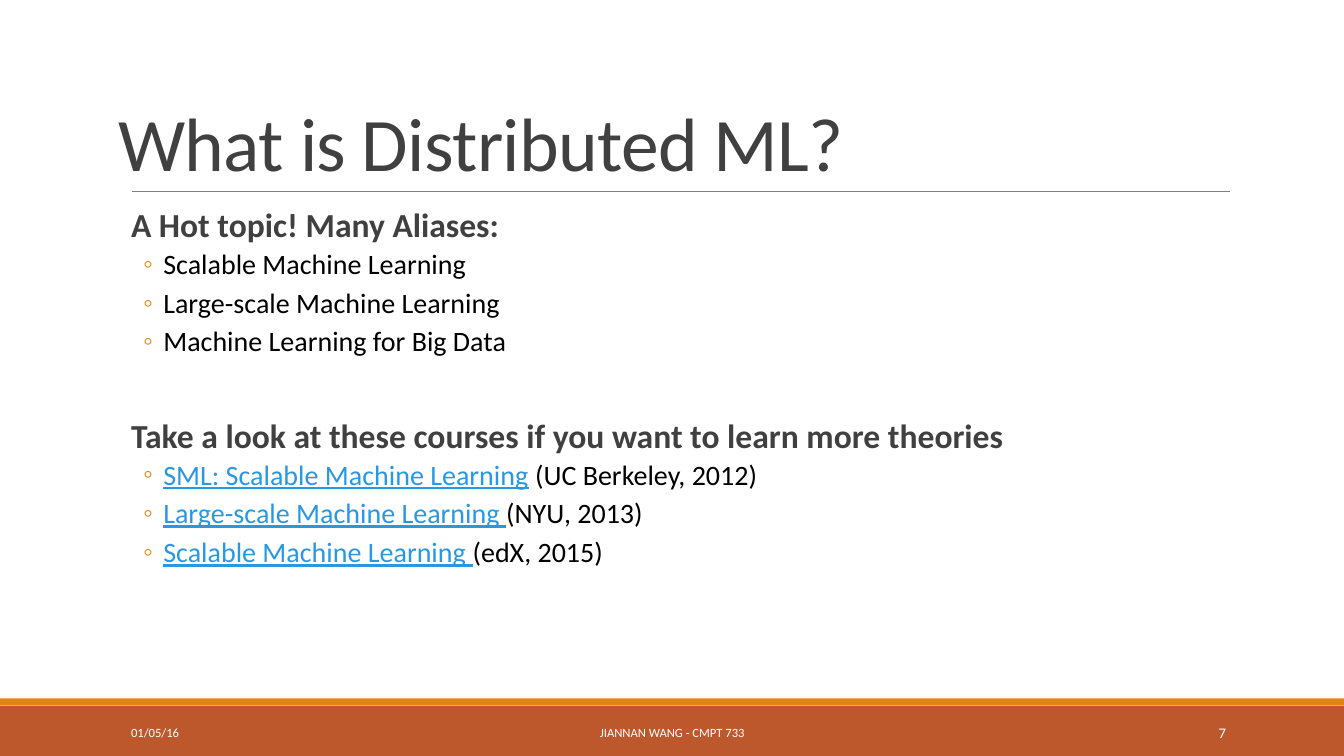
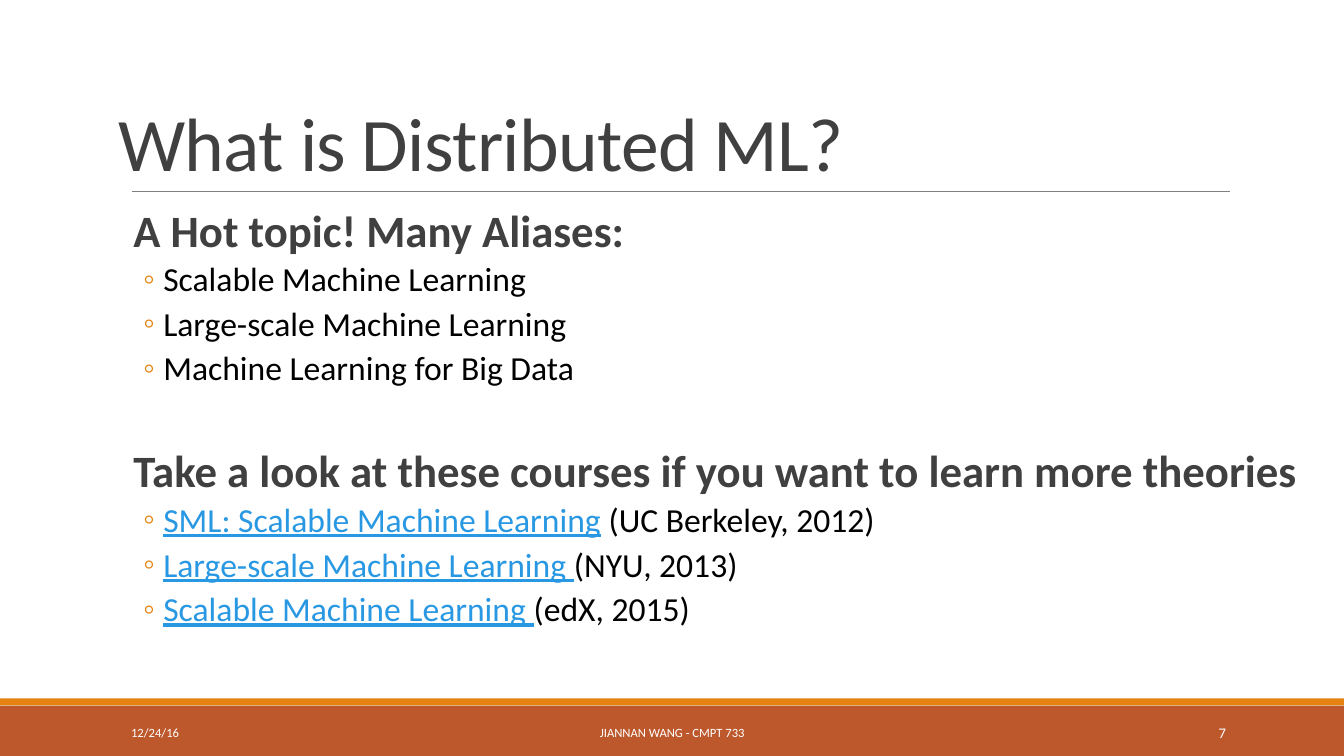
Before and after one commit to ZhensongQian/cmpt733, a slide deck: slide 7 of Lectures/Lec1/lec1-2.pptx. Drawn at 1344x756 pixels with LibreOffice and Linux fonts; fonts in the diff are those of the drawing. Boxes give left, top, right and bottom in pixels: in the first picture for what was removed or moved away, otherwise in the second. Text is boxed around its words. In the diff, an @@ line names an element or a change of style, - is before the commit and + after.

```diff
--- a/Lectures/Lec1/lec1-2.pptx
+++ b/Lectures/Lec1/lec1-2.pptx
@@ text "A Hot topic! Many Aliases:" at (x1=133, y1=215, x2=1296, y2=627): size 24 to 32 pt in "A Hot topic! Many Aliases:", "Take a look at these courses if ..."; size 20 to 24 pt in "Scalable Machine Learning", "Large-scale Machine Learning", "Machine Learning for Big Data", "SML: Scalable Machine Learning (UC Berkeley, 2012)" and 2 more places @@
@@ text at (x1=131, y1=728, x2=179, y2=738): text changed @@
-01/05/16
+12/24/16
```
Also in this commit, not shown: 19 other slides changed, 2 other files.
